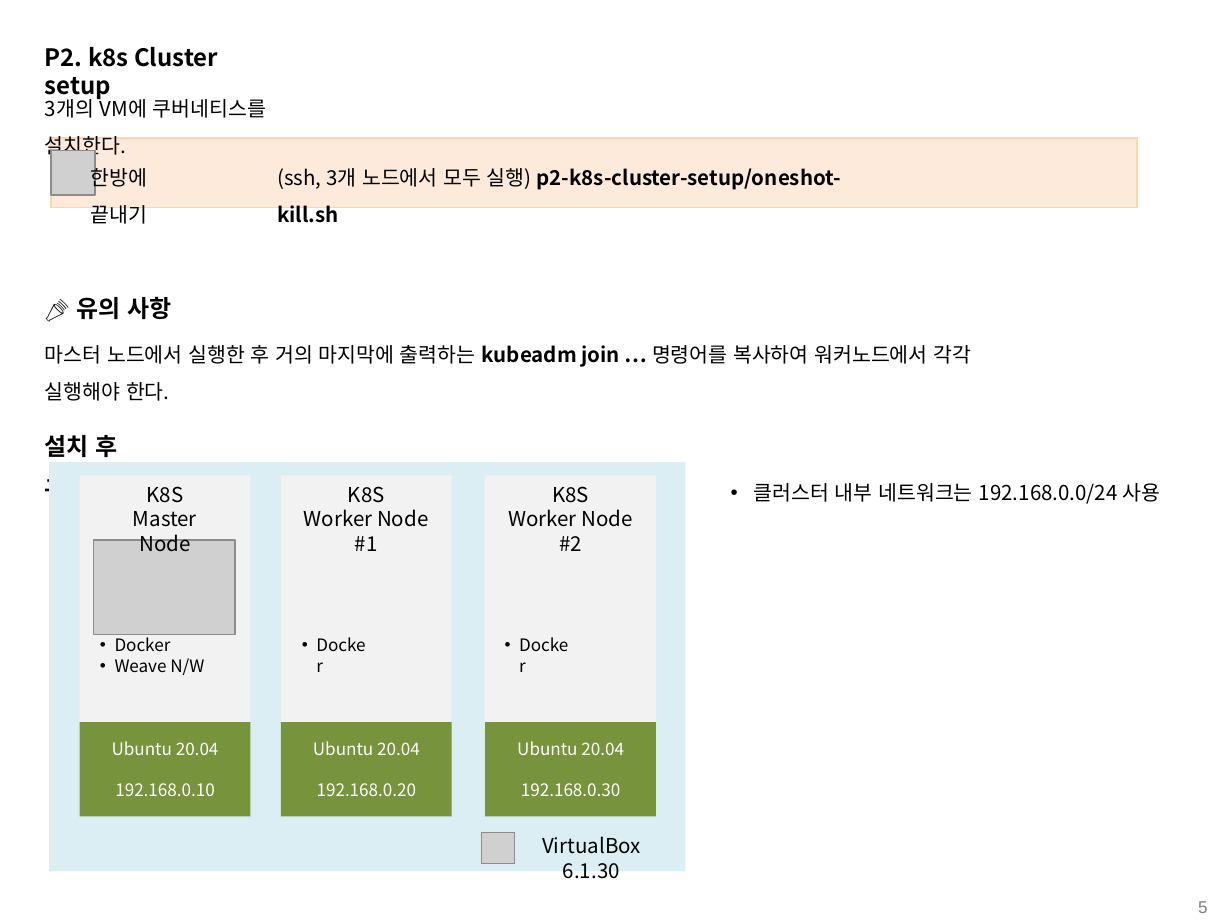
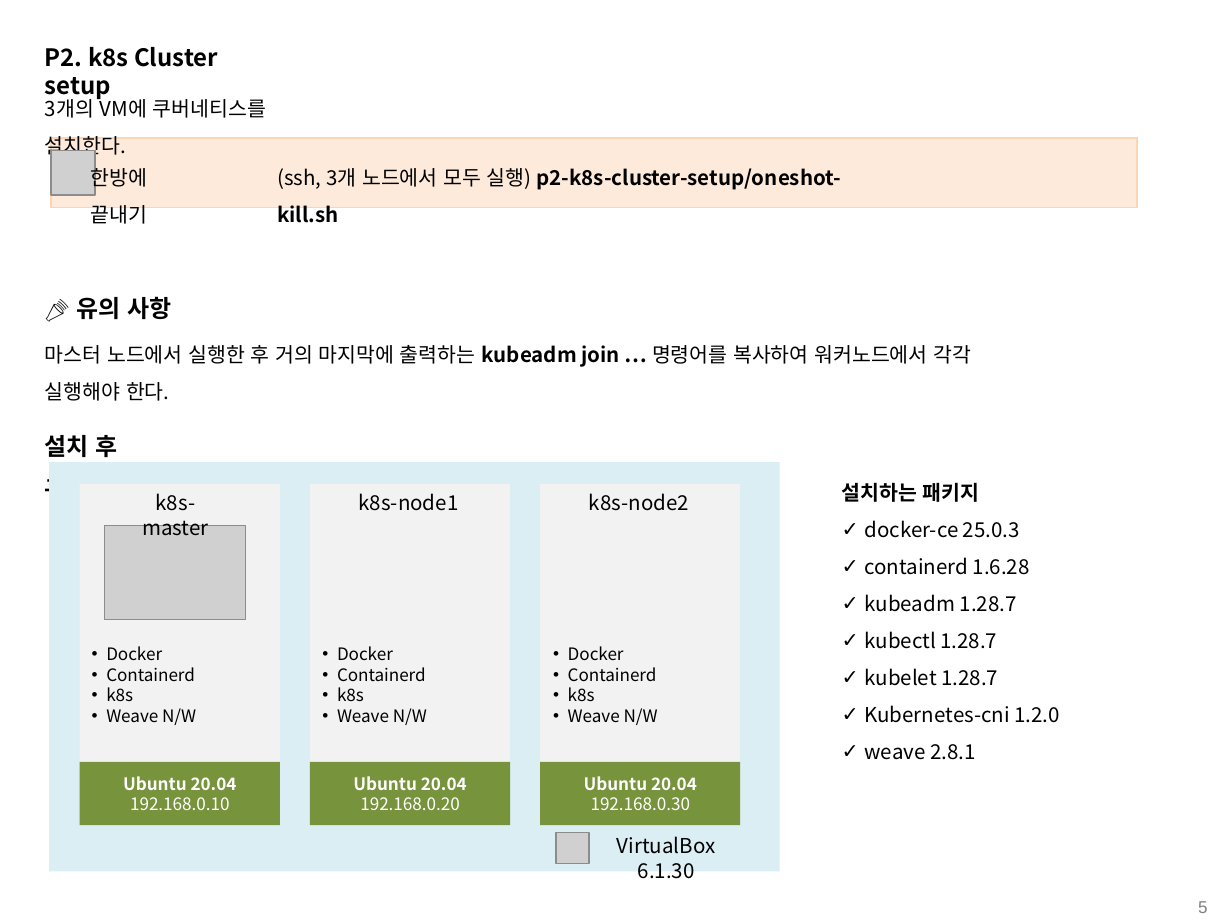
Before and after one commit to grollcake/k8s-practice, a slide deck: slide 5 of k8s practice.pptx. Drawn at 1232x924 pixels with LibreOffice and Linux fonts; fonts in the diff are those of the drawing; grey boxes stand for pictures. Boxes give left, top, right and bottom in pixels: in the first picture for what was removed or moved away, otherwise in the second. Text is boxed around its words. In the diff, an @@ line names an element or a change of style, - is before the commit and + after.

Commit message:
updated

```diff
--- a/k8s practice.pptx
+++ b/k8s practice.pptx
@@ rectangle: place and size @@
-rectangle at [49,462,686,871]
+rectangle at [49,462,780,871]
@@ rectangle: place and size @@
-rectangle at [80,476,251,722]
+rectangle at [80,484,280,761]
@@ text at [142,493,208,536]: text changed @@
-K8S
-Master Node
+k8s-master
@@ rectangle: place and size @@
-rectangle at [281,476,452,722]
+rectangle at [310,484,510,761]
@@ text at [358,493,458,511]: text changed @@
-K8S
-Worker Node #1
+k8s-node1
@@ rectangle: place and size @@
-rectangle at [485,476,657,722]
+rectangle at [540,484,739,761]
@@ text at [589,493,689,511]: text changed @@
-K8S
-Worker Node #2
+k8s-node2
@@ text at [842,482,1060,760]: text changed @@
-• 클러스터 내부 네트워크는 192.168.0.0/24 사용
+설치하는 패키지
+✓ docker-ce 25.0.3
+✓ containerd 1.6.28
+✓ kubeadm 1.28.7
+✓ kubectl 1.28.7
+✓ kubelet 1.28.7
+✓ Kubernetes-cni 1.2.0
+✓ weave 2.8.1
@@ picture: place and size @@
-picture at [94,540,235,633]
+picture at [105,526,246,620]
@@ text removed at [290,628,384,662] @@
-• Docker
@@ text "Docker": place and size @@
-text "Docker" at [115,658,204,675]
+text "Docker" at [106,646,196,725]
@@ text removed at [115,634,171,652] @@
-• Docker
@@ text added at [337,646,427,725], 10 pt, text #000000 @@
+• Docker
+• Containerd
+• k8s
+• Weave N/W
@@ text added at [568,646,658,725], 10 pt, text #000000 @@
+• Docker
+• Containerd
+• k8s
+• Weave N/W
@@ text at [106,667,195,702]: paragraphs added @@
+• Containerd
+• k8s
@@ rectangle "Ubuntu 20.04": place and size @@
-rectangle "Ubuntu 20.04" at [80,722,251,816]
+rectangle "Ubuntu 20.04" at [80,761,280,824]
@@ text in rectangle at [123,776,237,790]: bold on in "Ubuntu 20.04" @@
@@ rectangle "Ubuntu 20.04": place and size @@
-rectangle "Ubuntu 20.04" at [281,722,452,816]
+rectangle "Ubuntu 20.04" at [310,761,510,824]
@@ text in rectangle at [353,776,467,790]: bold on in "Ubuntu 20.04" @@
@@ rectangle "Ubuntu 20.04": place and size @@
-rectangle "Ubuntu 20.04" at [485,722,657,816]
+rectangle "Ubuntu 20.04" at [540,761,739,824]
@@ text in rectangle at [584,776,697,790]: bold on in "Ubuntu 20.04" @@
@@ picture: place and size @@
-picture at [482,833,515,865]
+picture at [556,833,589,865]
@@ text "VirtualBox 6.1.30": place and size @@
-text "VirtualBox 6.1.30" at [542,836,641,879]
+text "VirtualBox 6.1.30" at [617,836,716,879]
```
Also in this commit, not shown: 4 other slides changed.
